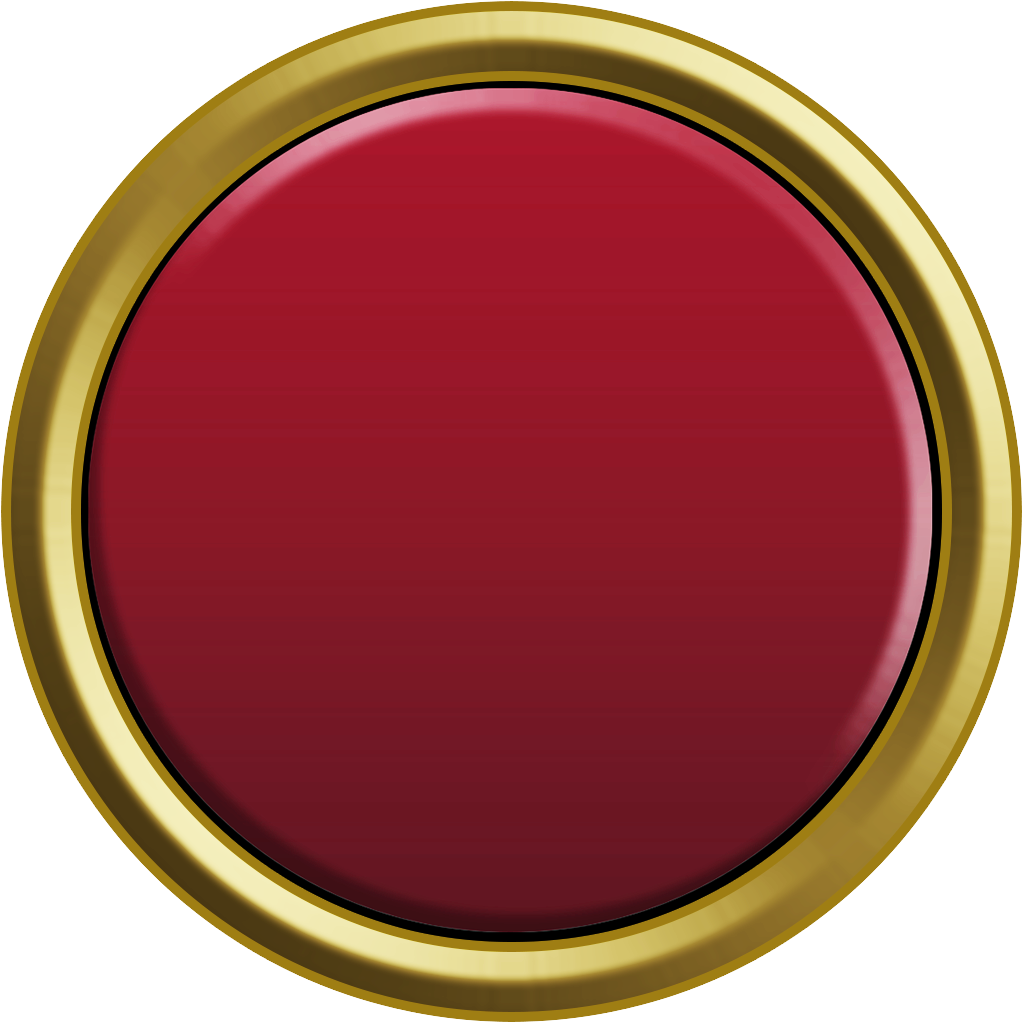
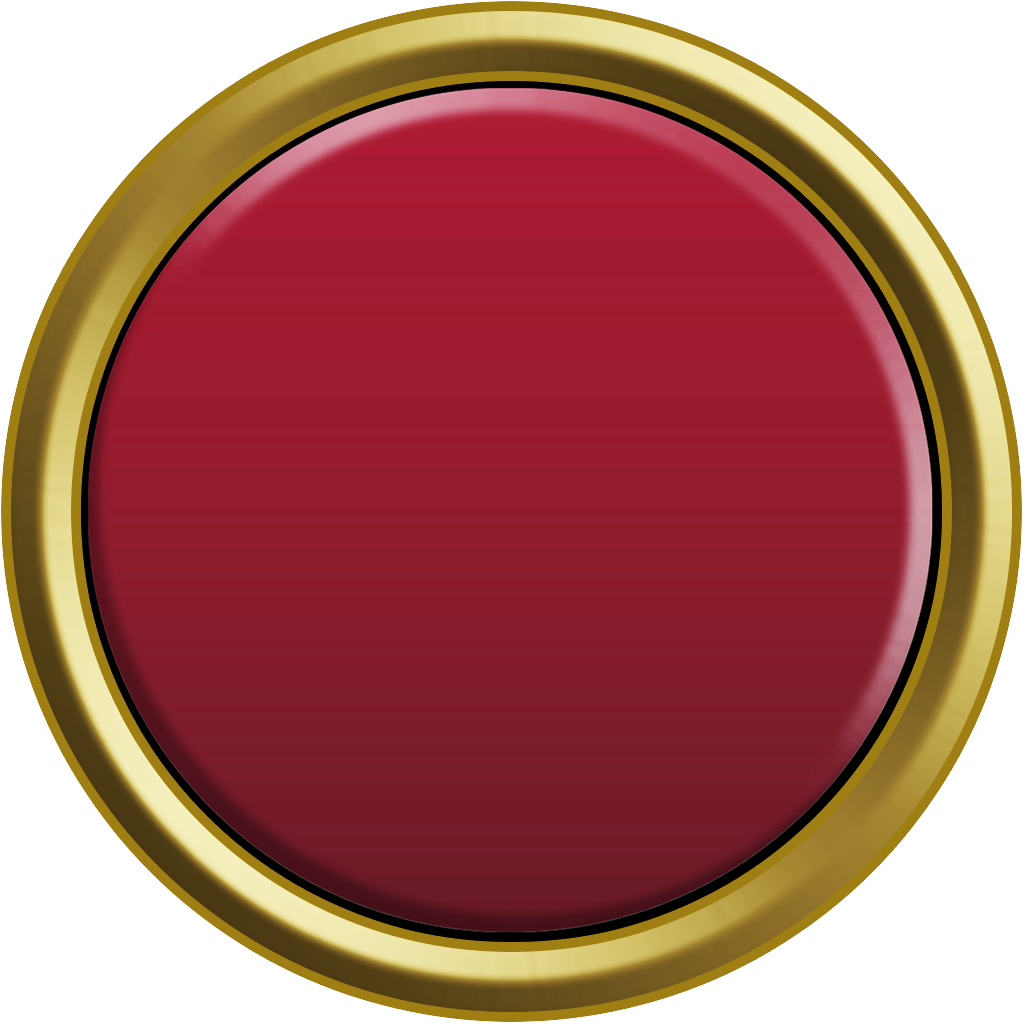
The second 1024×1024 image is a revision of the first. Changes to its layers:
pixels changed over [88, 88, 933, 933] (layer not identified)